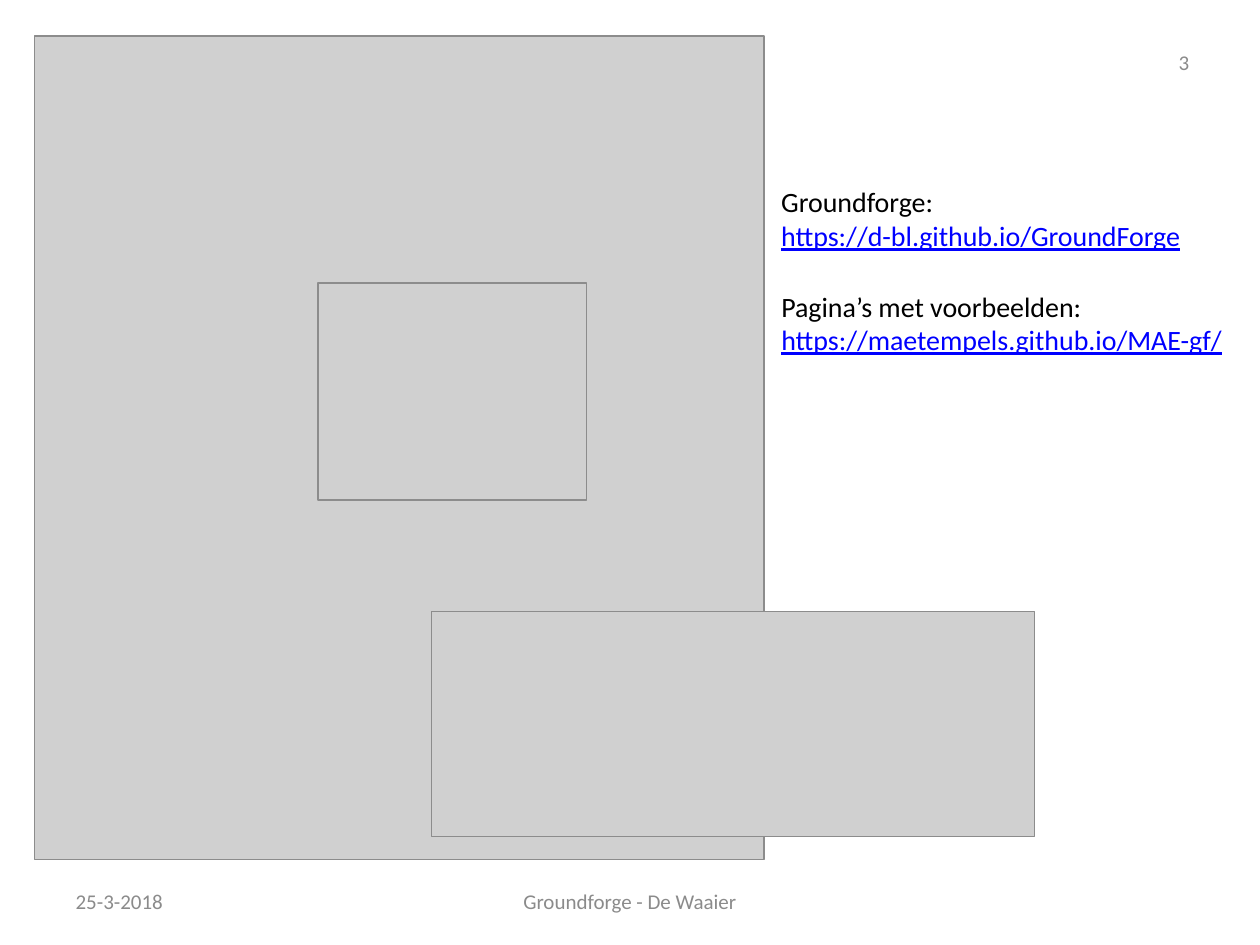
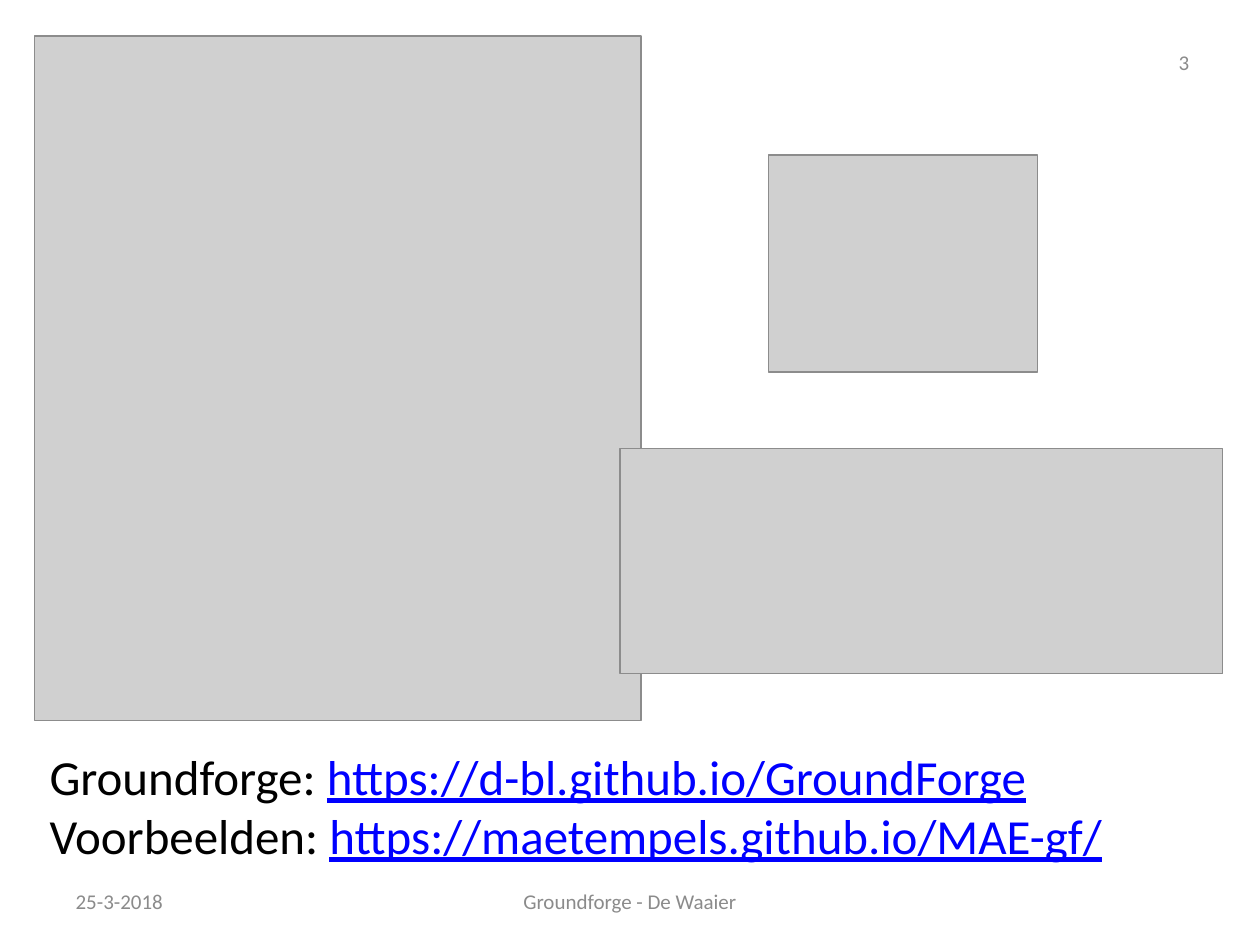
Before and after one commit to d-bl/GroundForge-help, a slide deck: slide 3 of docs/help/NL.pptx. Drawn at 1260x945 pixels with LibreOffice and Linux fonts; fonts in the diff are those of the drawing; grey boxes stand for pictures; background and template pictures are left out. Boxes give left, top, right and bottom in pixels: in the first picture for what was removed or moved away, otherwise in the second. Text is boxed around its words. In the diff, an @@ line names an element or a change of style, - is before the commit and + after.

```diff
--- a/docs/help/NL.pptx
+++ b/docs/help/NL.pptx
@@ picture: place and size @@
-picture at bbox=[35, 37, 765, 861]
+picture at bbox=[35, 37, 641, 721]
@@ picture: place and size @@
-picture at bbox=[319, 284, 587, 500]
+picture at bbox=[769, 155, 1037, 372]
@@ text removed at bbox=[781, 297, 1221, 355] @@
-Pagina’s met voorbeelden:
-https://maetempels.github.io/MAE-gf/
@@ picture: place and size @@
-picture at bbox=[432, 611, 1034, 837]
+picture at bbox=[620, 449, 1222, 674]
@@ text at bbox=[50, 761, 1101, 863]: text changed; size 16 to 28 pt @@
-Groundforge:
-https://d-bl.github.io/GroundForge
+Groundforge: https://d-bl.github.io/GroundForge
+Voorbeelden: https://maetempels.github.io/MAE-gf/
```
Also in this commit, not shown: 1 other slide changed, 1 other file.
